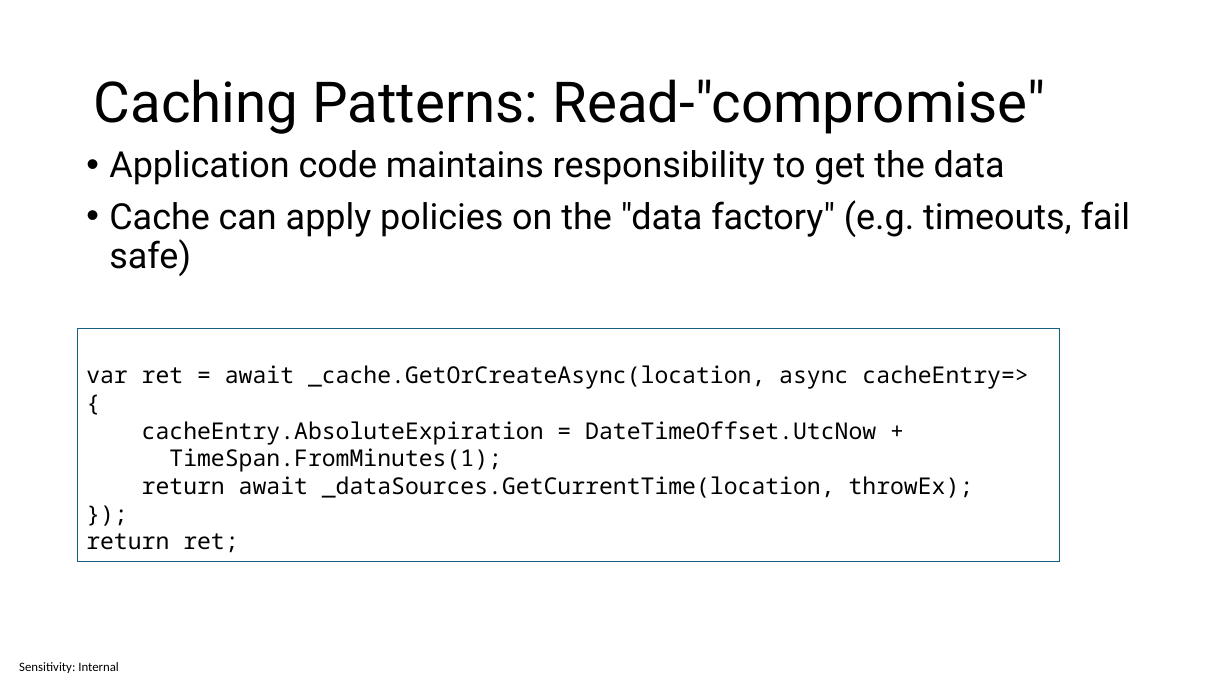
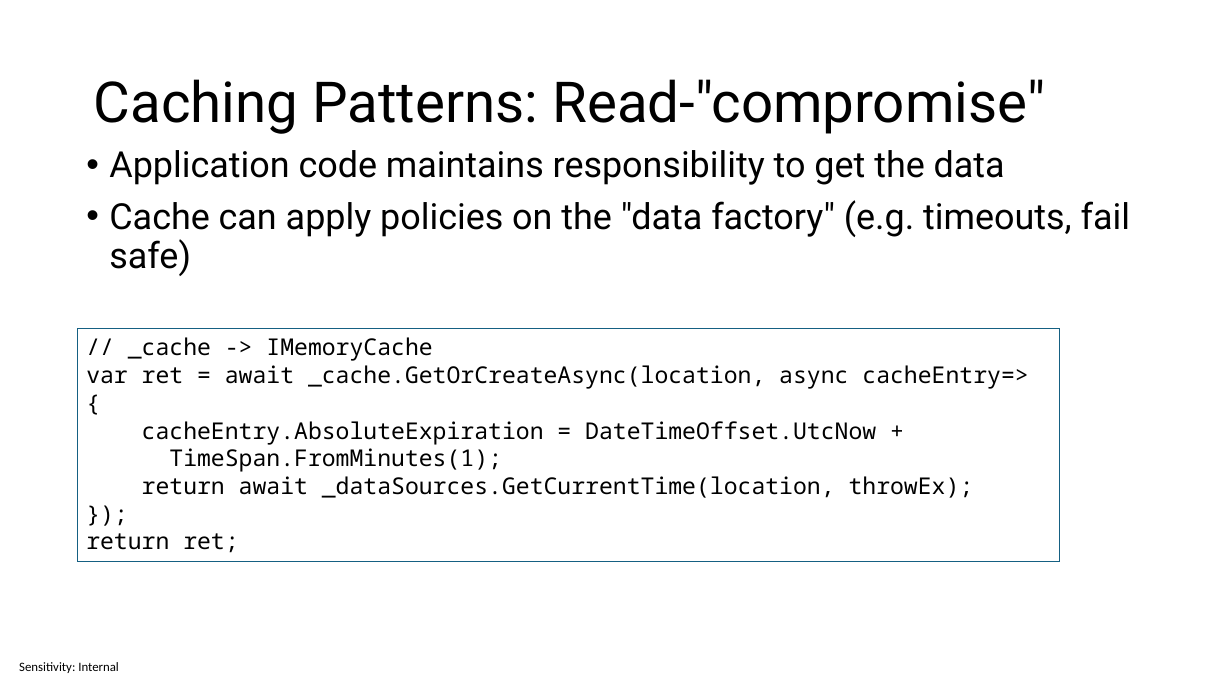
Before and after one commit to sabbadino/cache-like-a-pro-fusion-cache, a slide deck: slide 6 of cache-like-a-pro.pptx. Drawn at 1232x693 pixels with LibreOffice and Linux fonts; fonts in the diff are those of the drawing. Boxes give left, top, right and bottom in pixels: in the first picture for what was removed or moved away, otherwise in the second. Text is boxed around its words. In the diff, an @@ line names an element or a change of style, - is before the commit and + after.

```diff
--- a/cache-like-a-pro.pptx
+++ b/cache-like-a-pro.pptx
@@ text in rectangle at <box>86,337,1028,389</box>: text changed @@
-var ret = await _cache.GetOrCreateAsync(location, async cacheEntry=>
+// _cache -> IMemoryCache
+var ret = await _cache.GetOrCreateAsync(location, async cacheEntry=>
```
Also in this commit, not shown: 2 other slides changed, 7 slides added, 1 slide removed, 4 other files.
